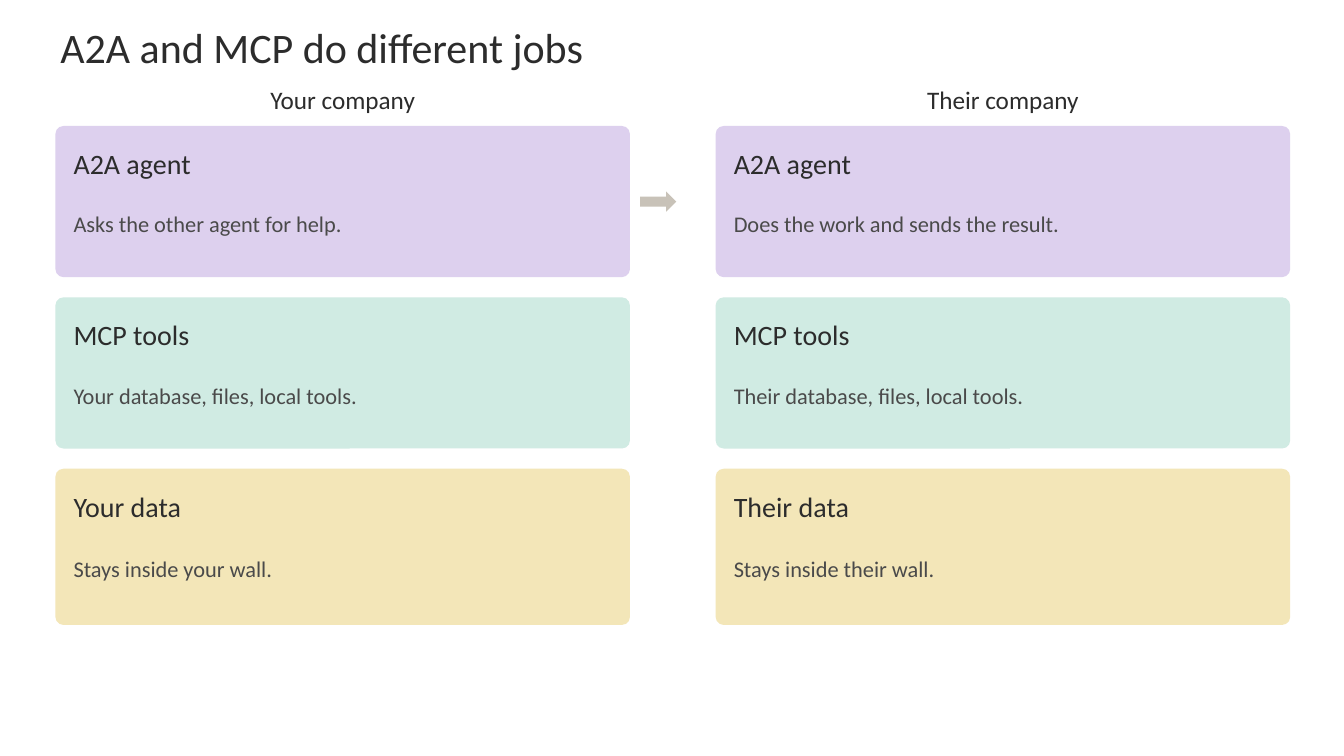
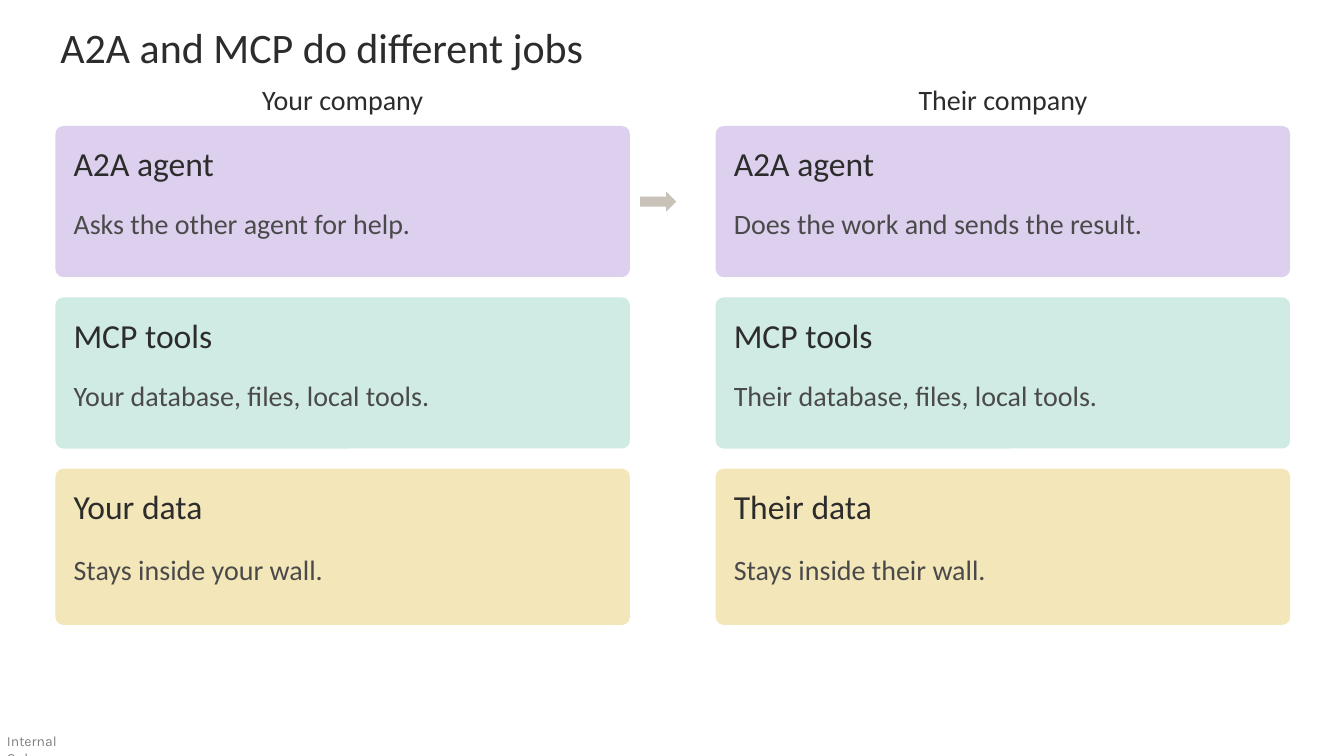
Before and after one commit to devlinduldulao/agents-and-skill-demo, a slide deck: slide 15 of A2A_Agent_to_Agent_Protocol.pptx (slide 7 before the commit). Drawn at 1344x756 pixels with LibreOffice and Linux fonts; fonts in the diff are those of the drawing. Boxes give left, top, right and bottom in pixels: in the first picture for what was removed or moved away, otherwise in the second. Text is boxed around its words. In the diff, an @@ line names an element or a change of style, - is before the commit and + after.

```diff
--- a/A2A_Agent_to_Agent_Protocol.pptx
+++ b/A2A_Agent_to_Agent_Protocol.pptx
@@ text "Your company" at (262, 92, 423, 115): size 18 to 20 pt @@
@@ text "Their company" at (919, 90, 1087, 115): size 18 to 20 pt @@
@@ size 20 to 24 pt in 6 elements at (74, 154, 214, 182), (734, 154, 874, 182), (74, 324, 212, 349), (734, 324, 872, 349), (74, 495, 202, 520), (734, 495, 872, 520) @@
@@ size 16 to 20 pt in 6 elements at (74, 214, 410, 239), (734, 214, 1142, 234), (74, 386, 429, 410), (734, 386, 1097, 410), (74, 560, 323, 585), (734, 560, 986, 585) @@
@@ text added at (7, 736, 57, 746), 10 pt, text #000000 at 50% opacity @@
+Internal Only
```
Also in this commit, not shown: 10 other slides changed, 11 slides added, 2 slides removed, 1 other file.
